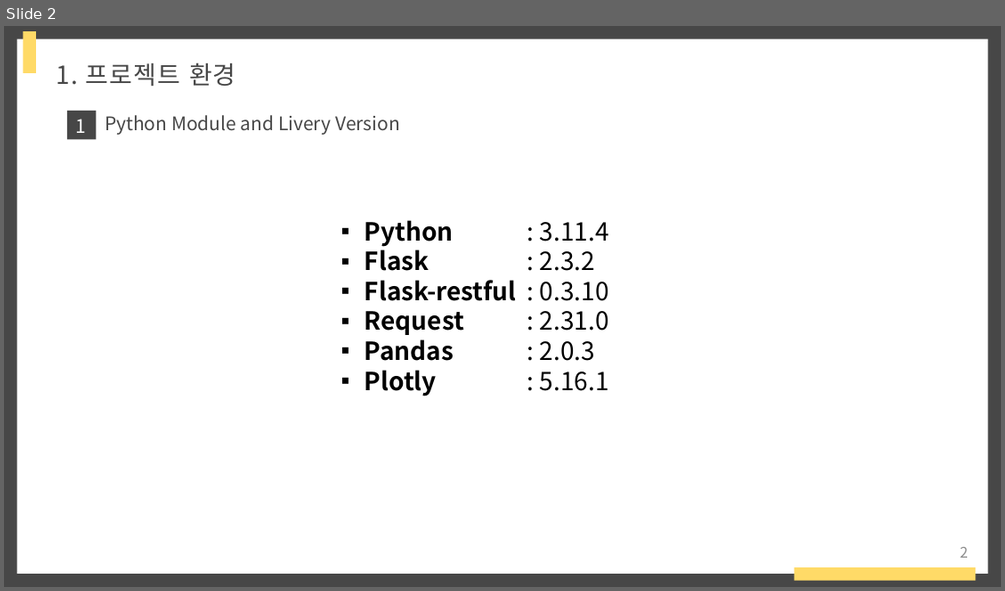
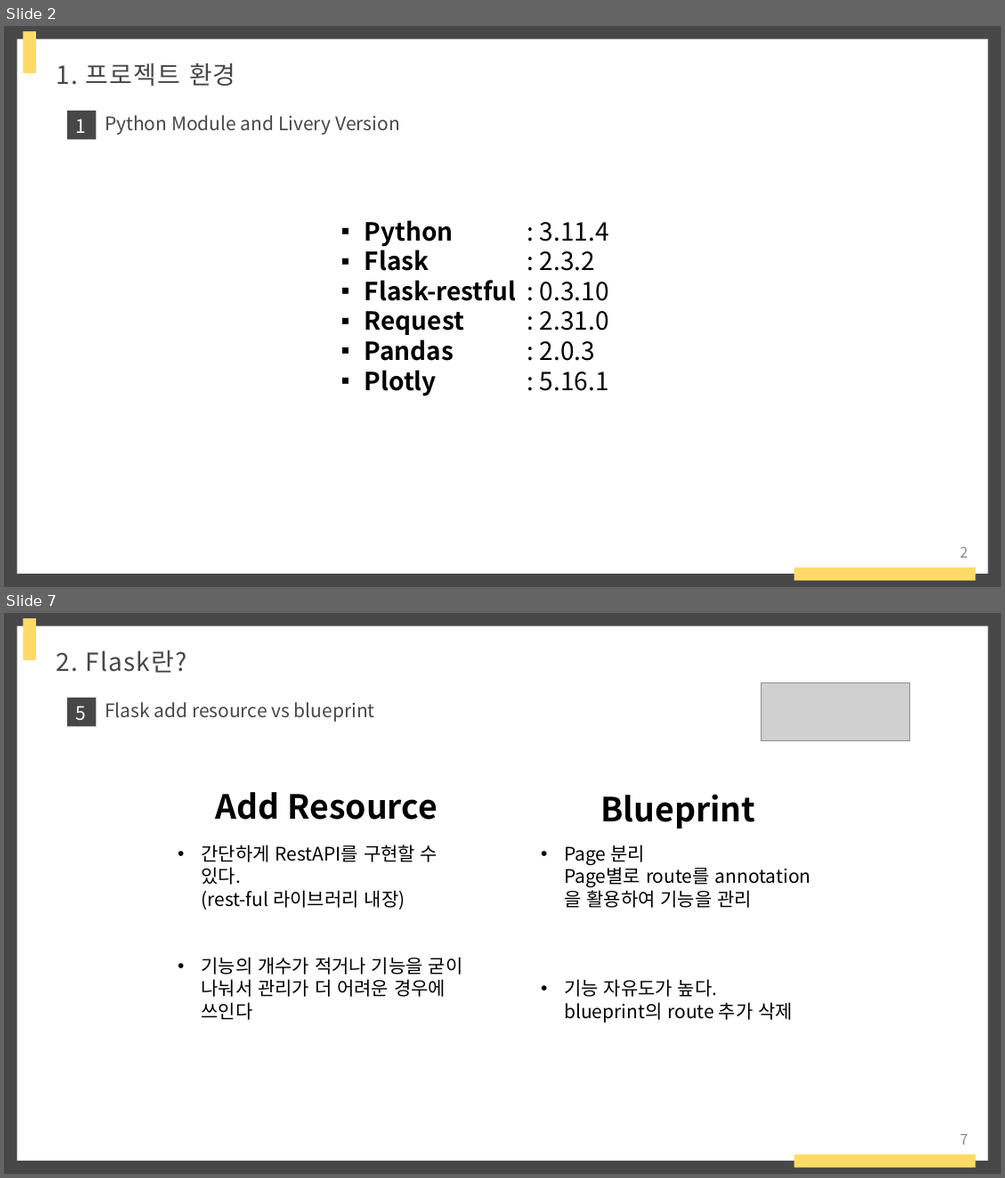
Before and after one commit to raccoon-coding/Eins-Internship, a slide deck: 아인스에스엔시 발표.pptx. Shown one above the other, each under a label of ours: slide 2 before the commit, slides 2 and 7 after it; the slides between them are not shown. The pictures are 1005x591 and 1005x1178 pixels, drawn with LibreOffice and Linux fonts; fonts in the diff are those of the drawing; grey boxes stand for pictures. Boxes give left, top, right and bottom in pixels: in the first picture for what was removed or moved away, otherwise in the second. Text is boxed around its words. In the diff, an @@ line names an element or a change of style, - is before the commit and + after.

```diff
--- a/아인스에스엔시 발표.pptx
+++ b/아인스에스엔시 발표.pptx
@@ slide 7 added at (x1=4, y1=613, x2=1001, y2=1174), background #474747; not listed: 5 template elements that a slide beside it also shows @@
@@ text added at (x1=57, y1=650, x2=186, y2=673), 24 pt, text #474747 @@
+2. Flask란?
@@ picture added at (x1=761, y1=683, x2=909, y2=741) @@
@@ text added at (x1=76, y1=706, x2=87, y2=721), 18 pt, text #FFFFFF @@
+5
@@ text added at (x1=105, y1=702, x2=375, y2=722), 18 pt, text #474747 @@
+Flask add resource vs blueprint
@@ group added at (x1=201, y1=792, x2=793, y2=1022): 4 texts @@
+• 간단하게 RestAPI를 구현할 수 있다.
+  (rest-ful 라이브러리 내장)
+• 기능의 개수가 적거나 기능을 굳이 나눠서 관리가 더 어려운 경우에 쓰인다
+• Page 분리
+  Page별로 route를 annotation을 활용하여 기능을 관리
+• 기능 자유도가 높다.
+  blueprint의 route 추가 삭제
+Add Resource
+Blueprint
```
Also in this commit, not shown: 12 slides changed, 4 other slides added, 13 other files.
